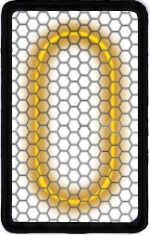
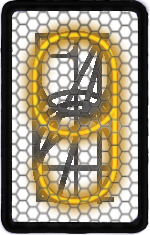
Layers edited between the first and the second w=150, h=235 image:
showed "9" over (32, 32, 118, 204)
hid "0" over (34, 30, 115, 205)
added layer "combo_nix_bg" above "9 dark" over (32, 15, 118, 215)
